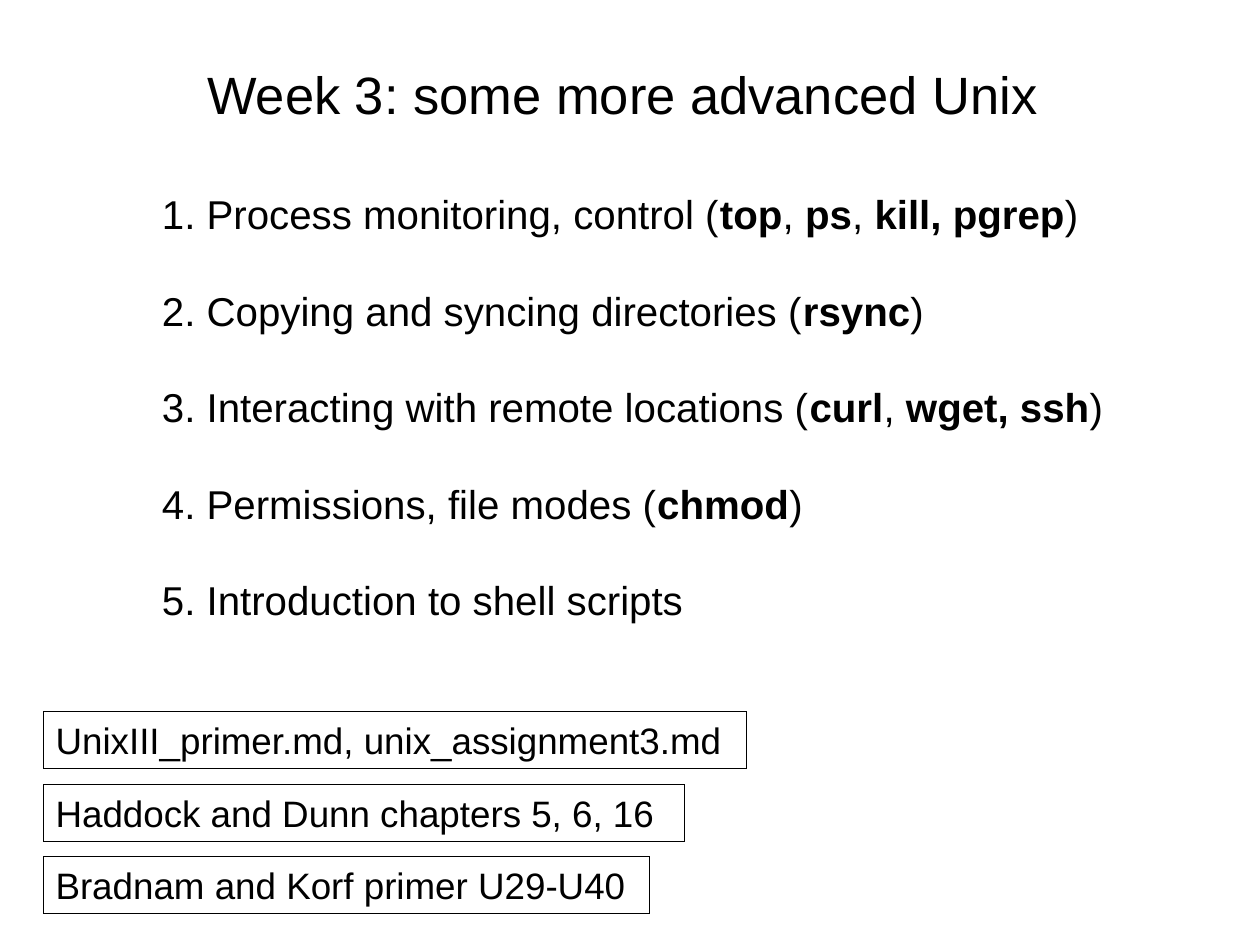
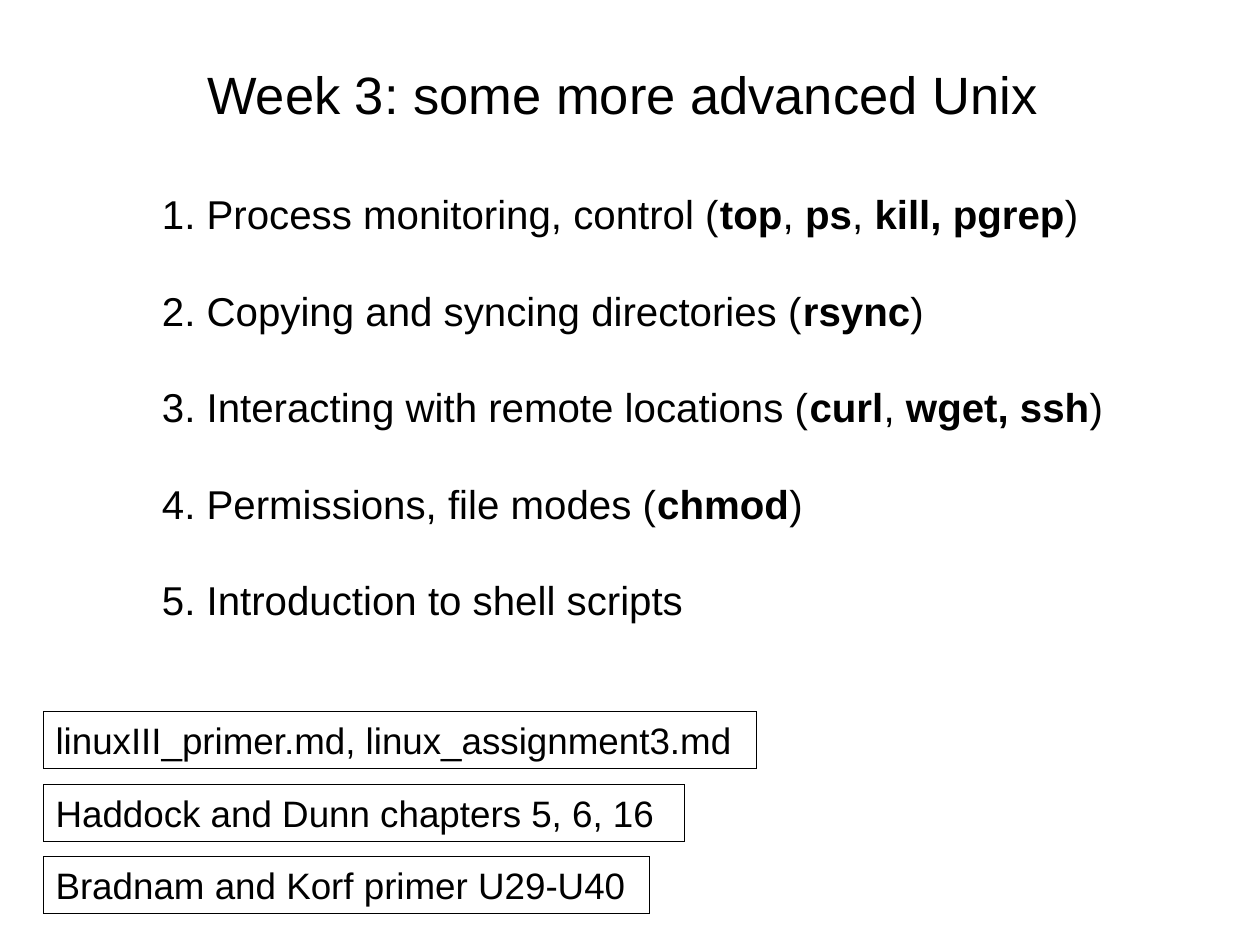
Before and after one commit to tparchman/F25_BIOL792, a slide deck: slide 1 of week3_unixIII/week3.pptx. Drawn at 1260x945 pixels with LibreOffice and Linux fonts; fonts in the diff are those of the drawing. Boxes give left, top, right and bottom in pixels: in the first picture for what was removed or moved away, otherwise in the second. Text is boxed around its words. In the diff, an @@ line names an element or a change of style, - is before the commit and + after.

```diff
--- a/week3_unixIII/week3.pptx
+++ b/week3_unixIII/week3.pptx
@@ rectangle "linuxIII_primer.md, linux_assignment3.md" resized from (x1=43, y1=712, x2=746, y2=769) to (x1=43, y1=712, x2=756, y2=769) @@
@@ text in rectangle at (x1=56, y1=727, x2=731, y2=761): text changed @@
-UnixIII_primer.md, unix_assignment3.md
+linuxIII_primer.md, linux_assignment3.md
```
Also in this commit, not shown: 3 other slides changed.
